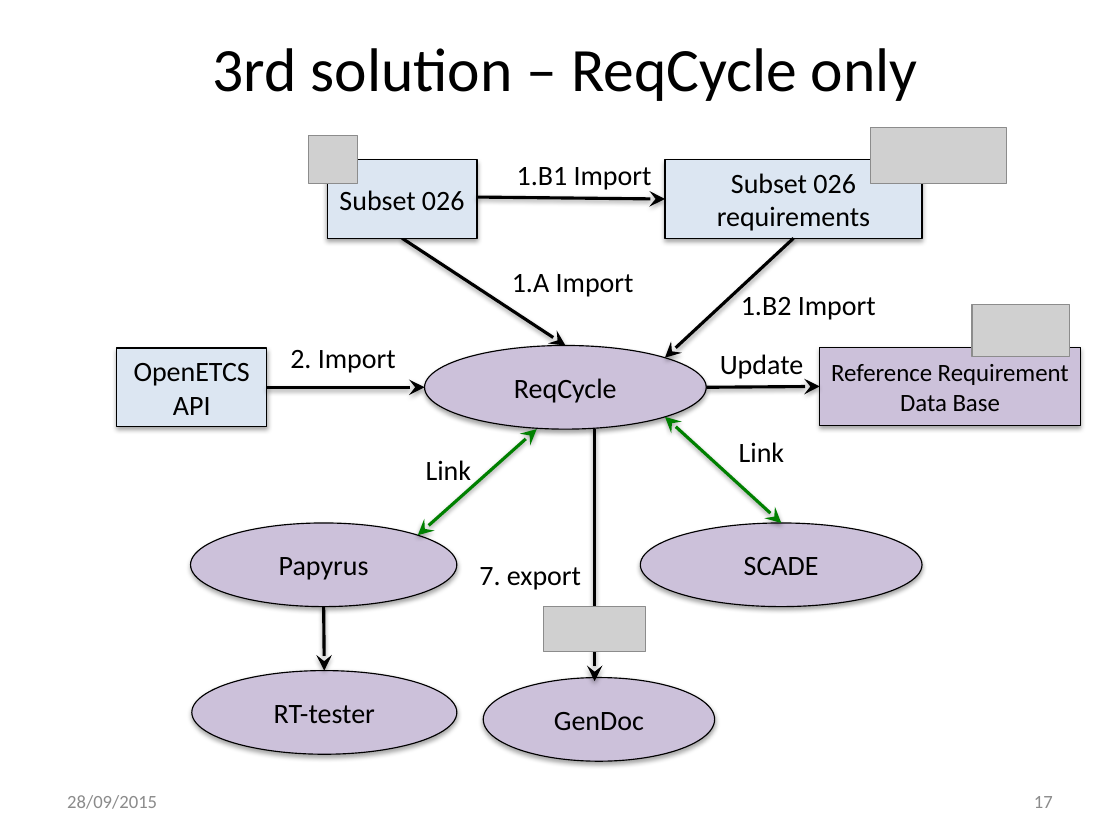
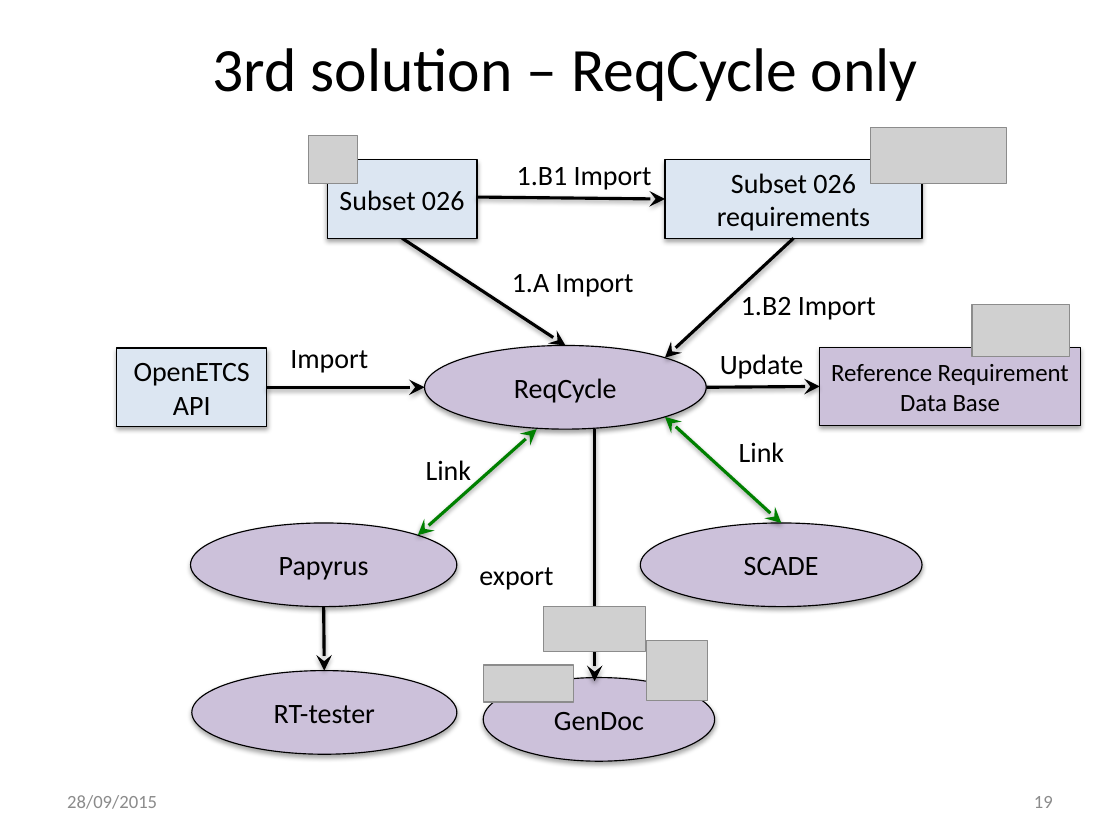
Before and after one commit to openETCS/toolchain, a slide deck: slide 19 of T7.3/TraceabilityArchitecture/images/2015-11-01 openETCS traceability_Figures.pptx (slide 17 before the commit). Drawn at 1120x840 pixels with LibreOffice and Linux fonts; fonts in the diff are those of the drawing; grey boxes stand for pictures. Boxes give left, top, right and bottom in pixels: in the first picture for what was removed or moved away, otherwise in the second. Text is boxed around its words. In the diff, an @@ line names an element or a change of style, - is before the commit and + after.

Commit message:
Added material to use ReqCycle for architecture verification

```diff
--- a/T7.3/TraceabilityArchitecture/images/2015-11-01 openETCS traceability_Figures.pptx
+++ b/T7.3/TraceabilityArchitecture/images/2015-11-01 openETCS traceability_Figures.pptx
@@ text at (290, 350, 368, 373): text changed @@
-2. Import
+Import
@@ text at (479, 567, 553, 590): text changed @@
-7. export
+export
@@ picture added at (646, 641, 708, 701) @@
@@ picture added at (484, 665, 573, 702) @@
@@ page number at (1034, 796, 1053, 808): text changed @@
-17
+19
```
Also in this commit, not shown: 1 other slide changed, 2 slides added, 16 other files.
